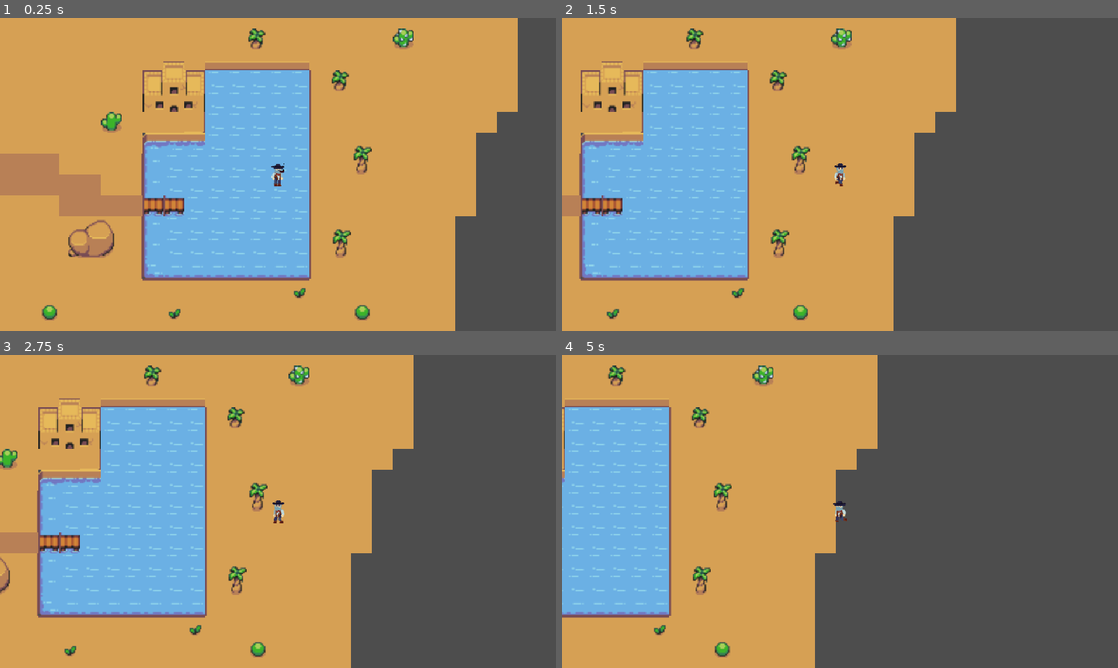
Above: before the commit, frames 1-4 (two rows, left to right).
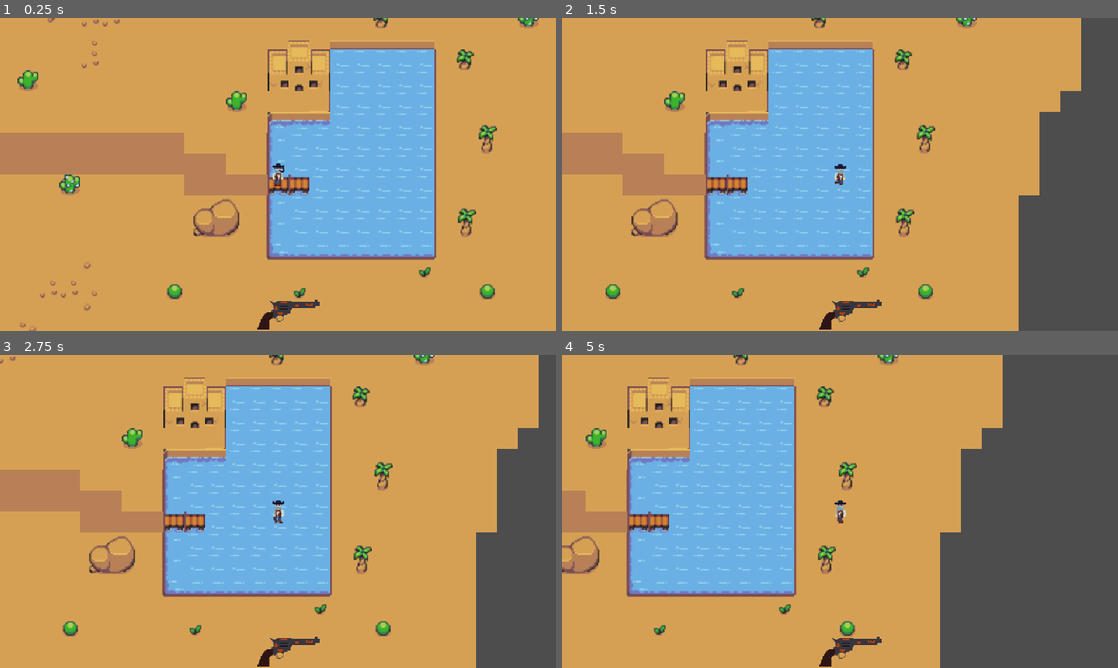
Above: after the commit, the same moments.

Repository: mattjaca/thirsty-world
Game: Godot game, scene res://Overworld.tscn
Two runs of this game, one before a commit and one after it. Both use one fixed random seed, a clock stepped at 60 frames per second and the inputs below. This scene is started directly instead of the project's main scene.
Inputs:
- Up to frame 1 (0.25 s): no input
- Up to frame 2 (1.5 s): tap Enter (ui_accept) at 0.5, 0.77 s; hold D (move_right) from 0.53 s (still down)
- Up to frame 3 (2.75 s): tap Enter (ui_accept) at 1.52 s; release D (move_right) at 2.03 s; hold A (move_left) from 2.03 s (still down)
- Up to frame 4 (5 s): release A (move_left) at 2.78 s; hold D (move_right) 2.78-4.28 s; tap Enter (ui_accept) at 3.02, 3.77, 4.52 s; hold A (move_left) from 4.28 s (still down)

The runs differ from the first frame. In frame 1, 53% of the frame differs, in the area x 0-100%, y 0-100%; in frame 2, 56%; in frame 3, 57%, in the area x 0-97%, y 0-100%; in frame 4, 49%.

Commit message:
added basic inventory and UI skeleton

Diff:
--- a/Overworld.tscn
+++ b/Overworld.tscn
@@ -1,7 +1,8 @@
-[gd_scene load_steps=5 format=3 uid="uid://cyt32gof2076m"]
+[gd_scene load_steps=6 format=3 uid="uid://cyt32gof2076m"]
 
 [ext_resource type="Texture2D" uid="uid://bsj6bwb1kjqd3" path="res://Textures/tilemap/DesertTileset16x16/Tileset16x16/DesertTilemapBlankBackground.png" id="1_h0geb"]
 [ext_resource type="PackedScene" uid="uid://igmahup37367" path="res://player.tscn" id="2_ofq36"]
+[ext_resource type="Texture2D" uid="uid://baoray5nvxeaw" path="res://Textures/thegun.png" id="3_tpjvf"]
 
 [sub_resource type="TileSetAtlasSource" id="TileSetAtlasSource_a0cbq"]
 texture = ExtResource("1_h0geb")
@@ -604,7 +605,19 @@
 
 [node name="Player" parent="." instance=ExtResource("2_ofq36")]
 z_index = 2
-position = Vector2(136, 32)
+position = Vector2(40, 48)
 
 [node name="Camera2D" type="Camera2D" parent="Player"]
 zoom = Vector2(1.5, 1.5)
+
+[node name="UI" type="StaticBody2D" parent="Player/Camera2D"]
+
+[node name="Gun" type="StaticBody2D" parent="Player/Camera2D/UI"]
+
+[node name="TextureRect" type="TextureRect" parent="Player/Camera2D/UI/Gun"]
+offset_left = -16.0
+offset_top = 96.0
+offset_right = 32.0
+offset_bottom = 119.0
+texture = ExtResource("3_tpjvf")
+expand_mode = 1
--- a/player.tscn
+++ b/player.tscn
@@ -51,7 +51,7 @@
 }],
 "loop": true,
 "name": &"idle",
-"speed": 5.0
+"speed": 8.0
 }, {
 "frames": [{
 "duration": 1.0,
@@ -80,7 +80,7 @@
 }],
 "loop": true,
 "name": &"walk",
-"speed": 5.0
+"speed": 8.0
 }]
 
 [sub_resource type="RectangleShape2D" id="RectangleShape2D_g1um4"]
@@ -94,7 +94,8 @@
 [node name="AnimatedSprite2D" type="AnimatedSprite2D" parent="."]
 scale = Vector2(0.5, 0.431)
 sprite_frames = SubResource("SpriteFrames_47qa3")
-animation = &"walk"
+animation = &"idle"
+autoplay = "idle"
 metadata/_edit_group_ = true
 
 [node name="CollisionShape2D" type="CollisionShape2D" parent="."]
